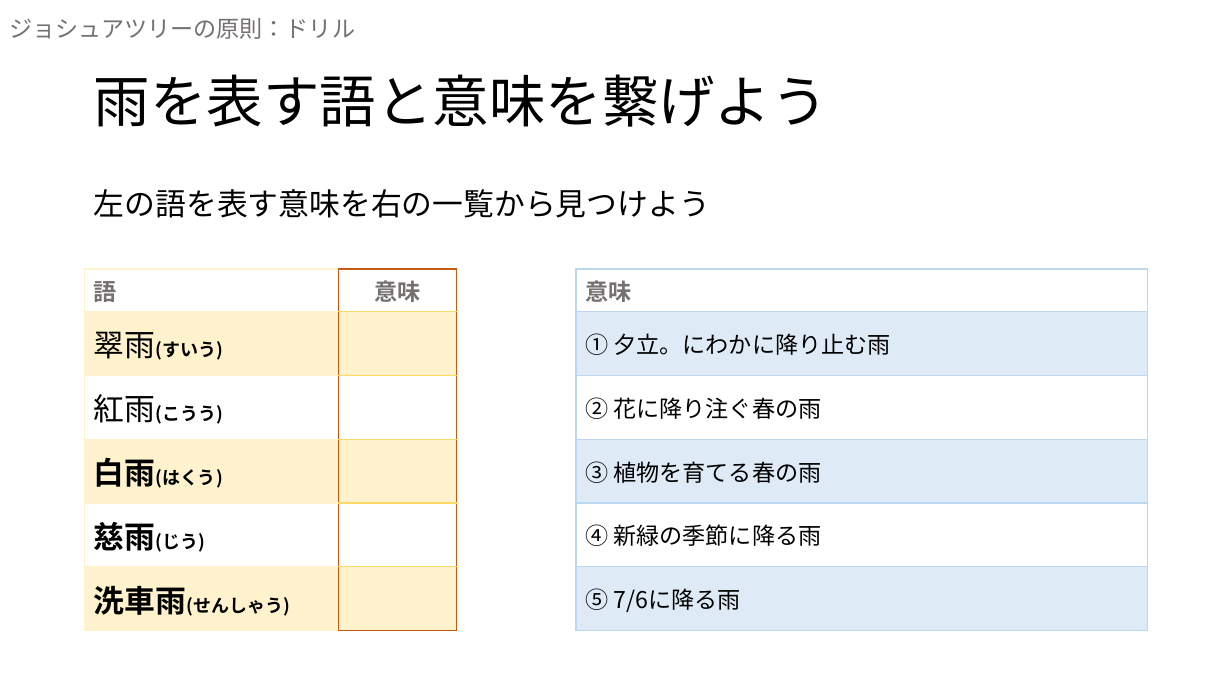
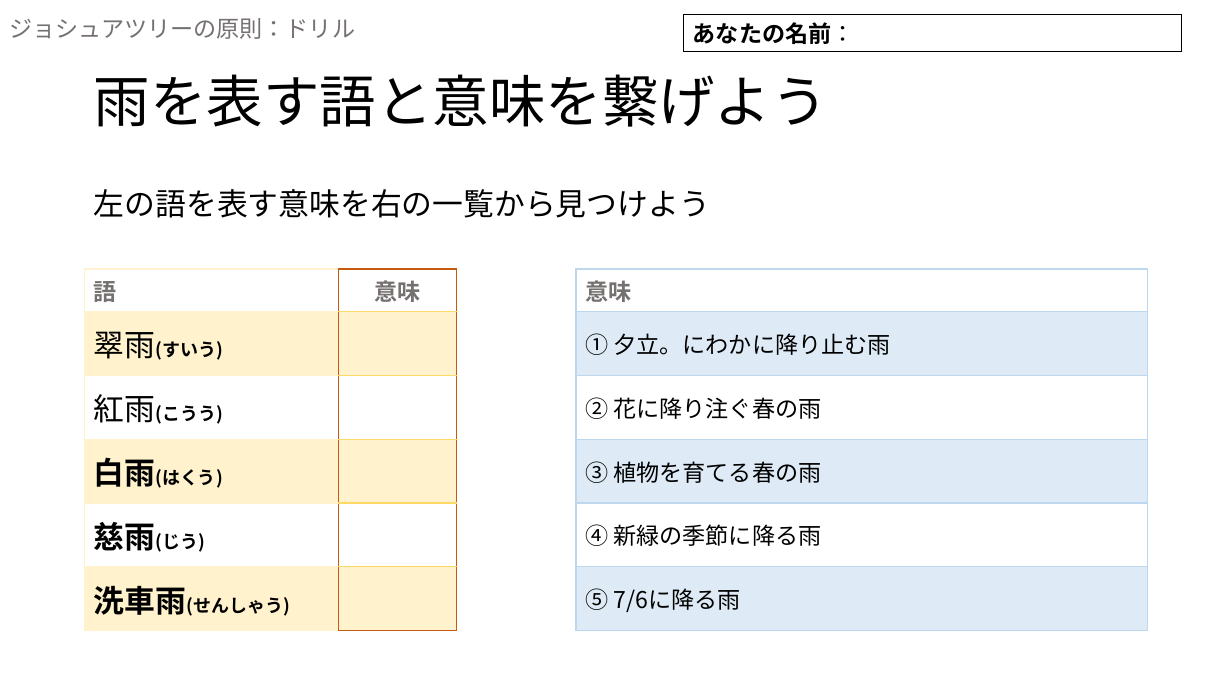
Before and after one commit to hirohitokato/DesigningKatas, a slide deck: slide 1 of 01-basics/exercises/17-joshuatree.pptx. Drawn at 1232x693 pixels with LibreOffice and Linux fonts; fonts in the diff are those of the drawing. Boxes give left, top, right and bottom in pixels: in the first picture for what was removed or moved away, otherwise in the second. Text is boxed around its words. In the diff, an @@ line names an element or a change of style, - is before the commit and + after.

```diff
--- a/01-basics/exercises/17-joshuatree.pptx
+++ b/01-basics/exercises/17-joshuatree.pptx
@@ rectangle added at (x1=684, y1=15, x2=1182, y2=52), outline #000000 0.75 pt, 18 pt, text #000000, bold @@
+あなたの名前：
```
Also in this commit, not shown: 3 other files.
